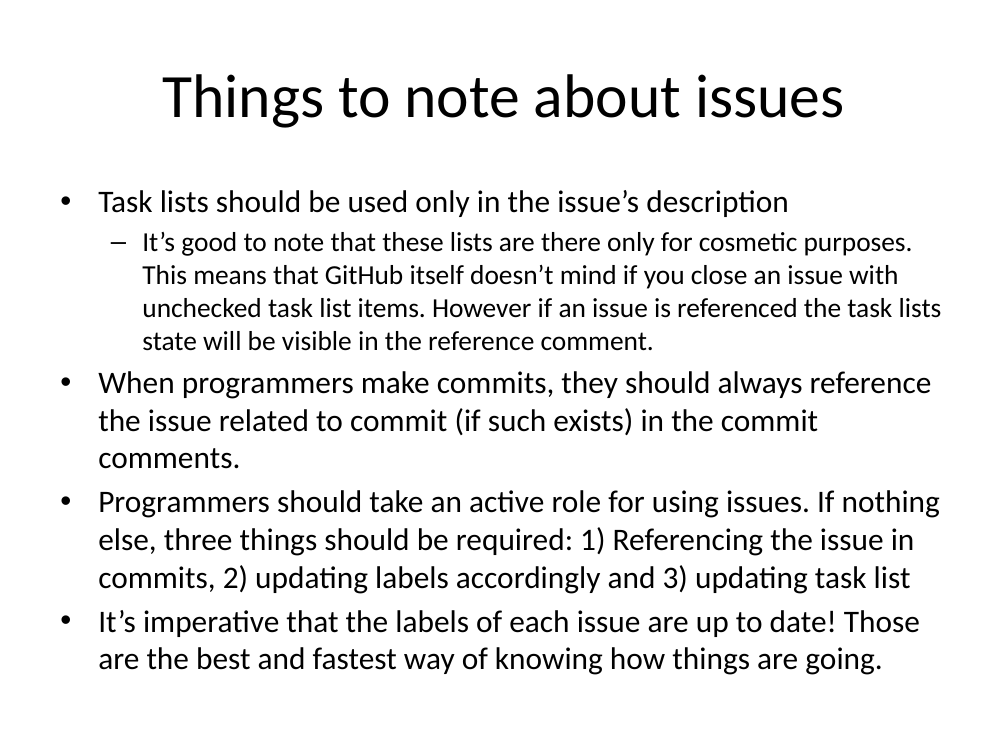
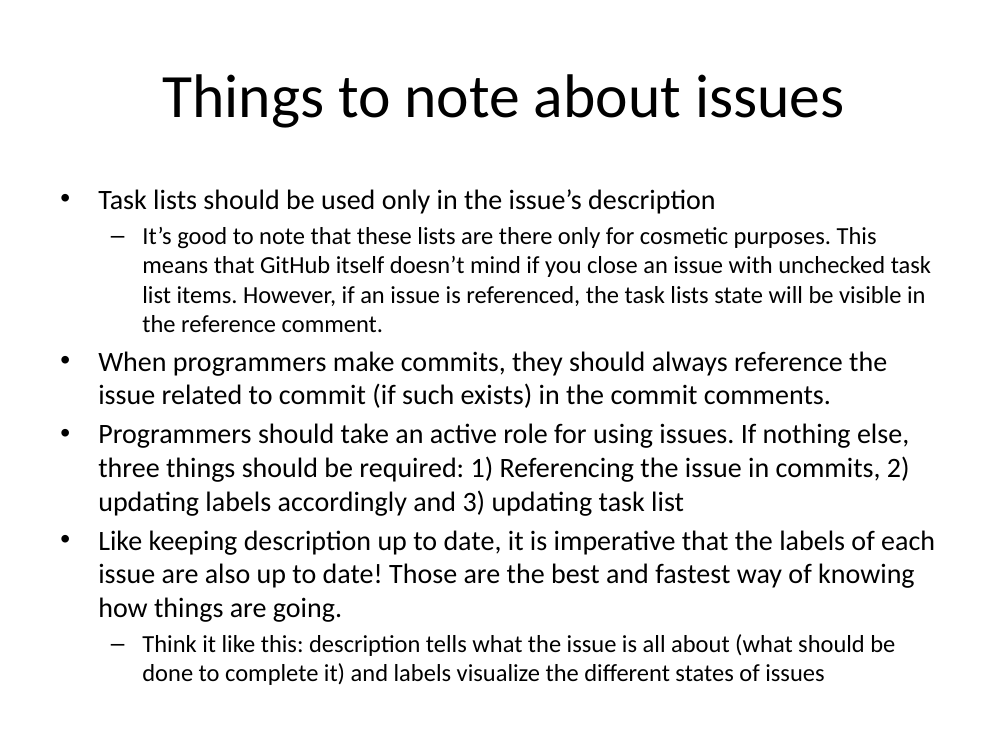
Before and after one commit to Ripppe/GraduRepo, a slide deck: slide 38 of Managing requirements in GitHub.pptx. Drawn at 1008x756 pixels with LibreOffice and Linux fonts; fonts in the diff are those of the drawing. Boxes give left, top, right and bottom in pixels: in the first picture for what was removed or moved away, otherwise in the second. Text is boxed around its words. In the diff, an @@ line names an element or a change of style, - is before the commit and + after.

```diff
--- a/Managing requirements in GitHub.pptx
+++ b/Managing requirements in GitHub.pptx
@@ text at [98,189,910,516]: size 22.4 to 20 pt in "Task lists should be used only in ...", "When programmers make commits, they should always ...", "Programmers should take an active role for ..." @@
@@ text at [142,227,931,332]: text changed; size 19.6 to 17.5 pt @@
-  – It’s good to note that these lists are there only for cosmetic purposes. This means that GitHub itself doesn’t mind if you close an issue with unchecked task list items. However if an issue is referenced the task lists state will be visible in the reference comment.
+  – It’s good to note that these lists are there only for cosmetic purposes. This means that GitHub itself doesn’t mind if you close an issue with unchecked task list items. However, if an issue is referenced, the task lists state will be visible in the reference comment.
@@ text at [98,530,935,685]: text changed; size 22.4 to 20 pt @@
-• It’s imperative that the labels of each issue are up to date! Those are the best and fastest way of knowing how things are going.
+• Like keeping description up to date, it is imperative that the labels of each issue are also up to date! Those are the best and fastest way of knowing how things are going.
+  – Think it like this: description tells what the issue is all about (what should be done to complete it) and labels visualize the different states of issues
```
Also in this commit, not shown: 27 other slides changed, 1 slide added, 1 other file.
